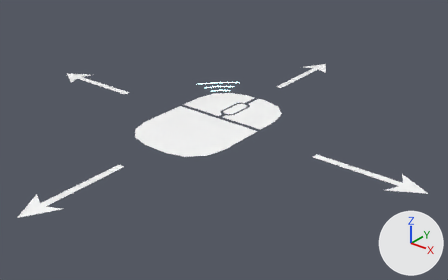
The FBX model Assets/SiberianJam/Assets/Meshes/Tips/SM_LKM.fbx: old version first, new version second.
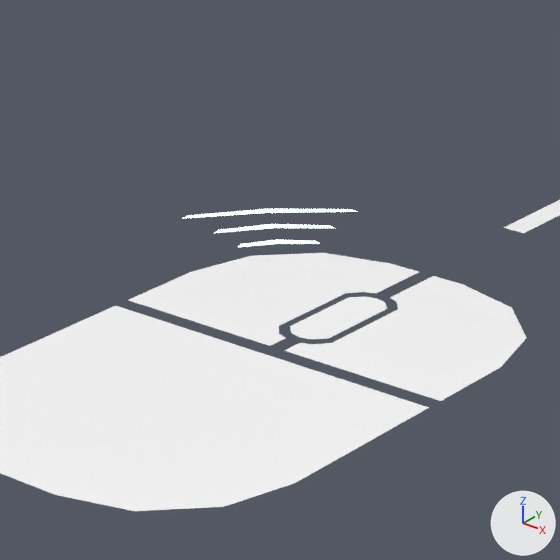
There are two pictures of each version: one whole from a 50 mm lens placed at (1.77, -2.11, 1.24), pointed at (0.08, 0.01, -0.07), one close up on the part from 34% to 65% of the width and 11% to 60% of the height. Arrows for +X, +Y and +Z are at lower right; the lights stay in place. The last two pictures show the newer version. Where no turn or scale is listed for an object, it has been applied to the vertices.

In view in the first close-up: 'SM_LKM'.
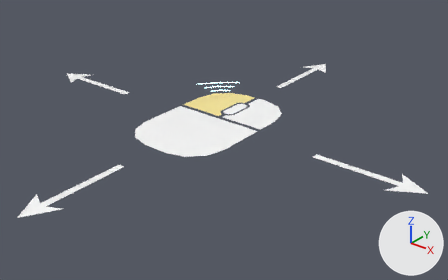
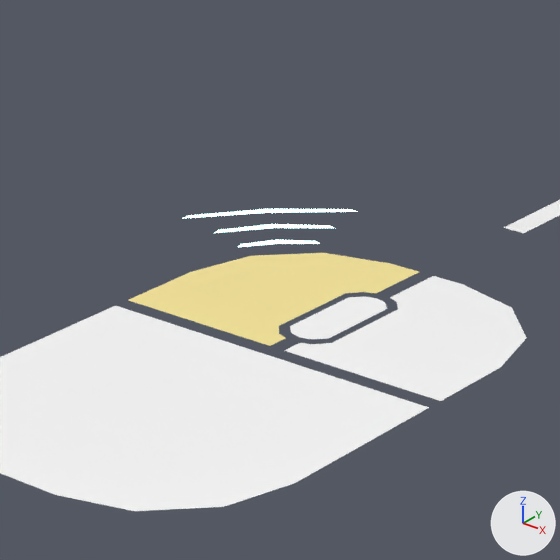
Patch to the scene script:
```diff
--- a/Assets/SiberianJam/Assets/Meshes/Tips/SM_LKM.fbx.py
+++ b/Assets/SiberianJam/Assets/Meshes/Tips/SM_LKM.fbx.py
@@ mat_m_door @@
+mat_m_door = principled_material('M_Door')
+mat_m_door.base_color = (0.969, 0.817, 0.317)  # yellow #fbe999
+mat_m_door.roughness = 0.3
@@ me_mesh @@
 me_mesh.from_pydata(...)  # 92 vertices, 70 faces; spans x -1.09..1.09, y -1.09..1.09, z 0.01
 # used by ob_sm_lkm; location = (0.0, 0.0, 0.0)
+# me_mesh part 1: 11 of the faces centred in x -0.18..-0.02, y 0.08..0.35, z 0.01 switch from mat_m_need_power (white #ffffff) to mat_m_door (yellow #fbe999)
 me_mesh.materials.append(mat_m_main_core)
```

Boxes (x1, y1, x2, y2) around the edits, measured in the close-ups (560 x 560 px):
part 1 of me_mesh, recoloured (white to yellow)
    both: (129, 253, 419, 346)
